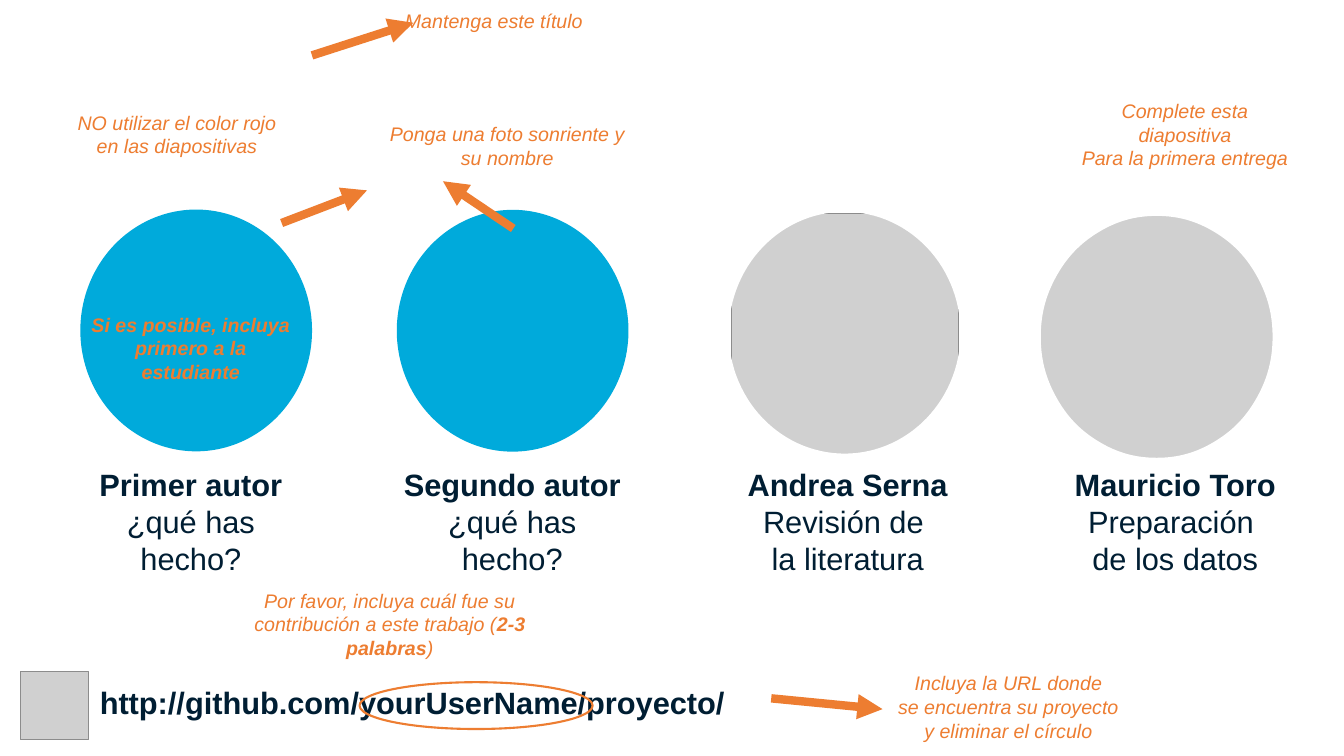
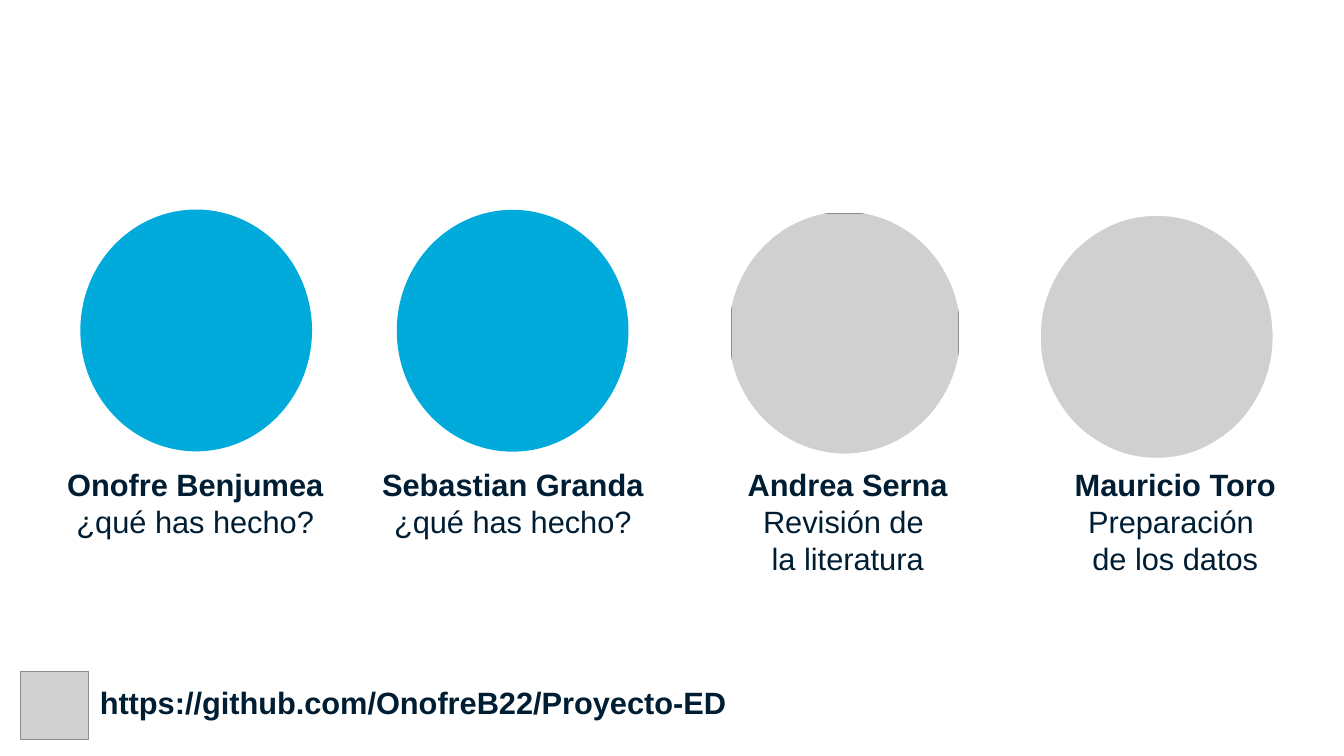
Before and after one commit to OnofreB22/Proyecto-ED, a slide deck: slide 2 of presentacion.pptx. Drawn at 1344x756 pixels with LibreOffice and Linux fonts; fonts in the diff are those of the drawing; grey boxes stand for pictures; background and template pictures are left out. Boxes give left, top, right and bottom in pixels: in the first picture for what was removed or moved away, otherwise in the second. Text is boxed around its words. In the diff, an @@ line names an element or a change of style, - is before the commit and + after.

```diff
--- a/presentacion.pptx
+++ b/presentacion.pptx
@@ freeform shape removed at [312,23,413,55] @@
@@ text removed at [405,13,582,32] @@
-Mantenga este título
@@ text removed at [78,115,276,157] @@
-NO utilizar el color rojo en las diapositivas
@@ text removed at [1082,103,1288,169] @@
-Complete esta diapositiva
-Para la primera entrega
@@ text removed at [390,126,625,165] @@
-Ponga una foto sonriente y
-su nombre
@@ freeform shape removed at [281,191,367,223] @@
@@ freeform shape removed at [443,181,513,229] @@
@@ text removed at [91,317,290,380] @@
-Si es posible, incluya primero a la estudiante
@@ text "Onofre Benjumea": place and size @@
-text "Onofre Benjumea" at [99,473,282,571]
+text "Onofre Benjumea" at [67,473,323,539]
@@ text at [67,473,323,502]: text changed @@
-Primer autor
+Onofre Benjumea
@@ text "Sebastian Granda": place and size @@
-text "Sebastian Granda" at [404,473,621,571]
+text "Sebastian Granda" at [382,473,644,539]
@@ text at [382,473,644,497]: text changed @@
-Segundo autor
+Sebastian Granda
@@ text removed at [254,593,525,635] @@
-Por favor, incluya cuál fue su contribución a este trabajo (2-3 palabras)
@@ ellipse removed at [360,683,593,729] @@
@@ text removed at [898,675,1118,742] @@
-Incluya la URL donde
-se encuentra su proyecto
-y eliminar el círculo
@@ text at [100,691,726,720]: text changed @@
-http://github.com/yourUserName/proyecto/
+https://github.com/OnofreB22/Proyecto-ED
@@ freeform shape removed at [771,699,882,710] @@
```
Also in this commit, not shown: 1 slide added, 1 slide removed, 2 other files.
